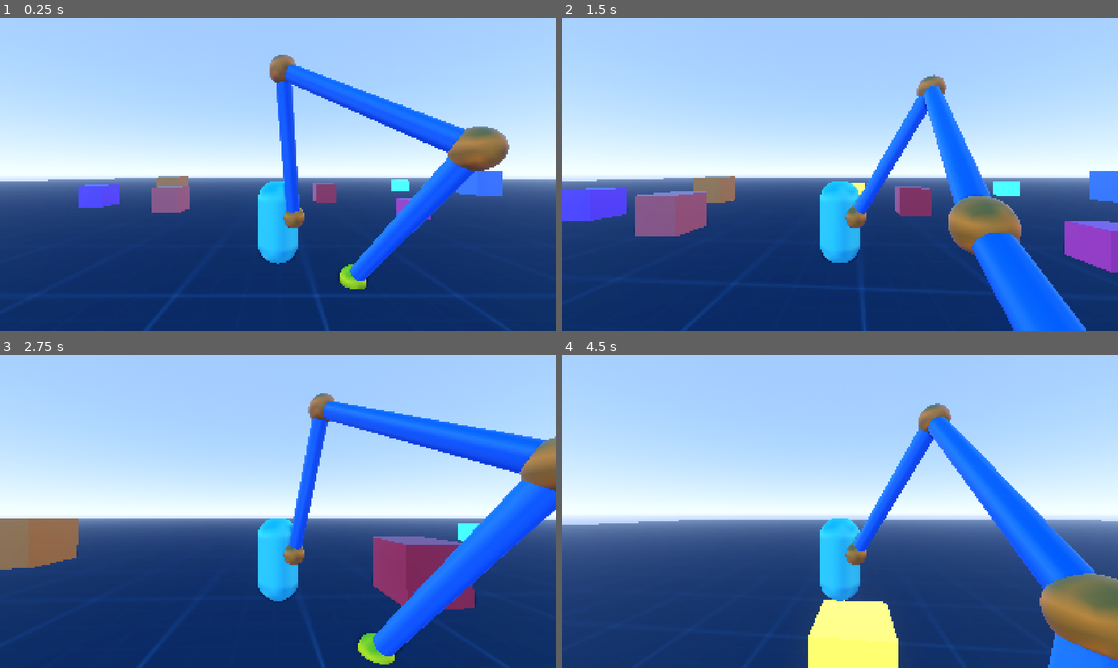
Above: before the commit, frames 1-4 (two rows, left to right).
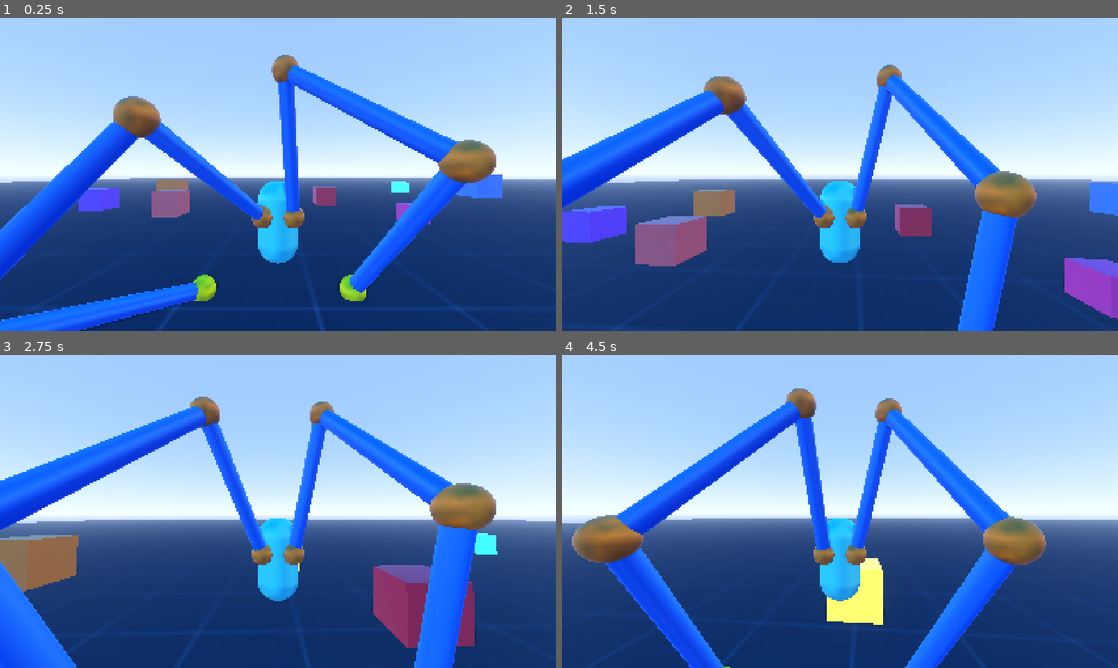
Above: after the commit, the same moments.

Repository: lliamsymonds04/doc-oc
Game: Godot game, scene res://main.tscn
Same seed, same stepped clock (60 frames per second), same inputs: the game is played once before the commit and once after it.
Inputs (mouse positions are in pixels of both pictures, inside the frame that each line leads up to):
- Up to frame 1 (0.25 s): no input
- Up to frame 2 (1.5 s): move the mouse to (867, 174) at 0.52 s; hold W (forward) from 0.53 s (still down); tap Space (jump) at 0.77 s; move the mouse to (812, 174) at 1.27 s
- Up to frame 3 (2.75 s): keep holding W (forward); tap Space (jump) at 1.52 s; move the mouse to (289, 505) at 2.02 s
- Up to frame 4 (4.5 s): keep holding W (forward); move the mouse to (834, 517) at 2.77 s; tap Space (jump) at 3.02, 3.77 s; move the mouse to (878, 514) at 3.52 s; move the mouse to (795, 508) at 4.27 s

The runs differ from the first frame. In frame 1, 15% of the frame differs, in the area x 0-92%, y 11-100%; in frame 2, 25%; in frame 3, 26%; in frame 4, 27%, in the area x 0-100%, y 10-100%.

Commit message:
feat: added body hovering behaviour

Diff:
--- a/systems/inverse_kinematics/basic_arm.gd
+++ b/systems/inverse_kinematics/basic_arm.gd
@@ -10,7 +10,8 @@
 @export var limb_length: float = 3.0
 @export var limb_radius: float = 0.15
 @export var joint_radius: float = 0.25
-@export var target_speed: float = 8.0
+
+const GROUNDED_DISTANCE_CHECK: float = 0.2
 
 var target: Vector3 = Vector3.ZERO
 var target_node: Node3D
@@ -34,7 +35,15 @@
 	solver = FabrikSolver.new(positions)
 	_build_visualizer()
 
+# public methods
+func is_grounded() -> bool:
+	var end_effector := solver.get_end_effector()
+	var target_pos := to_local(target_node.global_position)
+	var distance := (end_effector - target_pos).length()
+	return distance <= GROUNDED_DISTANCE_CHECK
 
+
+#private methods
 func _physics_process(_delta: float) -> void:
 	var solved := solver.solve(target, Vector3.ZERO, pole.position)
 	_update_visualizer(solved)
--- a/systems/inverse_kinematics/fabrik_solver.gd
+++ b/systems/inverse_kinematics/fabrik_solver.gd
@@ -6,7 +6,6 @@
 var total_length: float
 var tolerance: float = 0.01
 var max_iterations: int = 10
-
 
 func _init(p_joints: PackedVector3Array):
 	joints = p_joints
@@ -77,3 +76,6 @@
 		apply_pole(target, root, pole)
 
 	return joints
+
+func get_end_effector() -> Vector3:
+	return joints[joints.size() - 1]
--- a/systems/player/player.tscn
+++ b/systems/player/player.tscn
@@ -2,6 +2,7 @@
 
 [ext_resource type="Script" uid="uid://dbvqbt8rufsaa" path="res://systems/player/camera_controller.gd" id="1_2anqx"]
 [ext_resource type="Script" uid="uid://bx1hb1phl5tnq" path="res://systems/player/player_controller.gd" id="1_ktl23"]
+
 [sub_resource type="CapsuleShape3D" id="CapsuleShape3D_m2c1y"]
 
 [sub_resource type="StandardMaterial3D" id="StandardMaterial3D_pftr6"]
@@ -12,20 +13,29 @@
 [node name="Player" type="CharacterBody3D" unique_id=1831706131 node_paths=PackedStringArray("arm_mounts")]
 collision_layer = 2
 script = ExtResource("1_ktl23")
-arm_mounts = [NodePath("Hitbox/Arm")]
+arm_mounts = [NodePath("Hitbox/ArmRight"), NodePath("Hitbox/ArmLeft")]
 
 [node name="Hitbox" type="CollisionShape3D" parent="." unique_id=1899741163]
 transform = Transform3D(1, 0, 0, 0, 1, 0, 0, 0, 1, 0, 0.99949986, 0)
 shape = SubResource("CapsuleShape3D_m2c1y")
 
-[node name="Arm" type="Marker3D" parent="Hitbox" unique_id=634293142]
+[node name="ArmRight" type="Marker3D" parent="Hitbox" unique_id=634293142]
 transform = Transform3D(1, 0, 0, 0, 1, 0, 0, 0, 1, 0.3531066, 0.18764907, 0.37650687)
 
-[node name="Target" type="Marker3D" parent="Hitbox/Arm" unique_id=550686394]
+[node name="Target" type="Marker3D" parent="Hitbox/ArmRight" unique_id=550686394]
 transform = Transform3D(1, 0, 0, 0, 1, 0, 0, 0, 1, 1.1221828, -1.0896435, 0.6019857)
 
-[node name="Pole" type="Marker3D" parent="Hitbox/Arm" unique_id=1263360260]
+[node name="Pole" type="Marker3D" parent="Hitbox/ArmRight" unique_id=1263360260]
 transform = Transform3D(1, 0, 0, 0, 1, 0, 0, 0, 1, 0.54553735, 0.7931467, 0.85597676)
+
+[node name="ArmLeft" type="Marker3D" parent="Hitbox" unique_id=1544114397]
+transform = Transform3D(1, 0, 0, 0, 1, 0, 0, 0, 1, -0.353, 0.188, 0.377)
+
+[node name="Target" type="Marker3D" parent="Hitbox/ArmLeft" unique_id=1044979529]
+transform = Transform3D(1, 0, 0, 0, 1, 0, 0, 0, 1, -1.122, -1.09, 0.602)
+
+[node name="Pole" type="Marker3D" parent="Hitbox/ArmLeft" unique_id=515761756]
+transform = Transform3D(1, 0, 0, 0, 1, 0, 0, 0, 1, -0.546, 0.793, 0.856)
 
 [node name="MeshInstance3D" type="MeshInstance3D" parent="." unique_id=1008928997]
 transform = Transform3D(1, 0, 0, 0, 1, 0, 0, 0, 1, 0, 1.0040846, 0)
--- a/systems/player/player_controller.gd
+++ b/systems/player/player_controller.gd
@@ -3,14 +3,19 @@
 
 @export var speed = 5.0
 @export var jump_velocity = 4.5
+@export var hover_speed = 3.0
+@export var min_y_offset = 2.0
+@export var max_y_offset = 4.0
 @export var arm_mounts: Array[Node3D] = []
 
 @export_category("Raycast")
 @export var raycast_distance: float = 10.0
-@export var max_target_displacement: float = 5.0
+@export var max_target_displacement: float = 3.0
 
 @onready var spring_arm: SpringArm3D = $SpringArm3D
 @onready var arms: Array[BasicArm] = []
+
+var body_y_offset = (min_y_offset + max_y_offset)/2.0
 
 func _ready() -> void:
 	for mount in arm_mounts:
@@ -40,7 +45,7 @@
 		mount.add_child(arm)
 		arms.append(arm)
 
-func _physics_process(delta: float) -> void:
+func _physics_process(dt: float) -> void:
 	# Transfer the camera's horizontal rotation to the player. The spring arm is
 	# a child of the player, so clear its local yaw afterward to avoid compounding
 	# the rotation every frame. Its pitch remains independent for camera aiming.
@@ -49,7 +54,7 @@
 
 	# Add the gravity.
 	if not is_on_floor():
-		velocity += get_gravity() * delta
+		velocity += get_gravity() * dt
 
 	# Handle jump.
 	if Input.is_action_just_pressed("jump") and is_on_floor():
@@ -71,13 +76,15 @@
 		velocity.x = direction.x * speed
 		velocity.z = direction.z * speed
 	else:
-		velocity.x = move_toward(velocity.x, 0, speed * delta)
-		velocity.z = move_toward(velocity.z, 0, speed * delta)
+		velocity.x = move_toward(velocity.x, 0, speed * dt)
+		velocity.z = move_toward(velocity.z, 0, speed * dt)
+
+	_update_body_y_offset(dt)
+	_update_arms()
 
 	move_and_slide()
-	update_arms(delta)
 
-func update_arms(delta: float) -> void:
+func _update_arms() -> void:
 	for arm in arms:
 		var target_pos := arm.target_node.global_position
 		var anchor_pos := arm.anchor.global_position
@@ -93,6 +100,33 @@
 
 		arm.target = arm.to_local(desired)
 
+func _calculate_average_target_y() -> Variant:
+	var total_y = 0
+	var grounded_arms = 0
+
+	for arm in arms:
+		if not arm.is_grounded():
+			continue
+
+		total_y += arm.target_node.global_position.y
+		grounded_arms += 1
+
+	if grounded_arms == 0:
+		return null
+
+	return total_y / grounded_arms
+
+func _update_body_y_offset(dt:float) -> void:
+	var average_y = _calculate_average_target_y()
+	if average_y == null:
+		return
+
+	var goal_y = average_y + body_y_offset
+	var current_y = global_position.y
+	var height_error = goal_y - current_y
+	var target_y_vel = height_error * hover_speed
+	velocity.y = lerp(velocity.y, target_y_vel, dt*hover_speed)
+
 
 func _surface_hit(from: Vector3) -> Variant:
 	var space := get_world_3d().direct_space_state
Not shown: 1 places in systems/inverse_kinematics/basic_arm.tscn that only renumber resources
